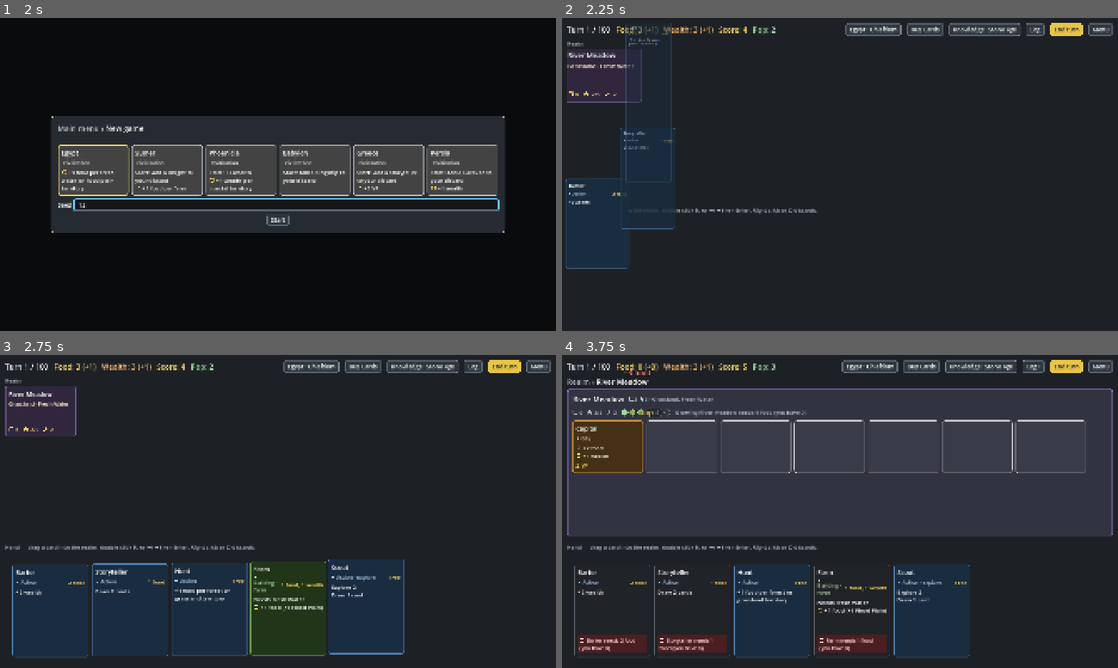
Above: before the commit, frames 1-4 (two rows, left to right).
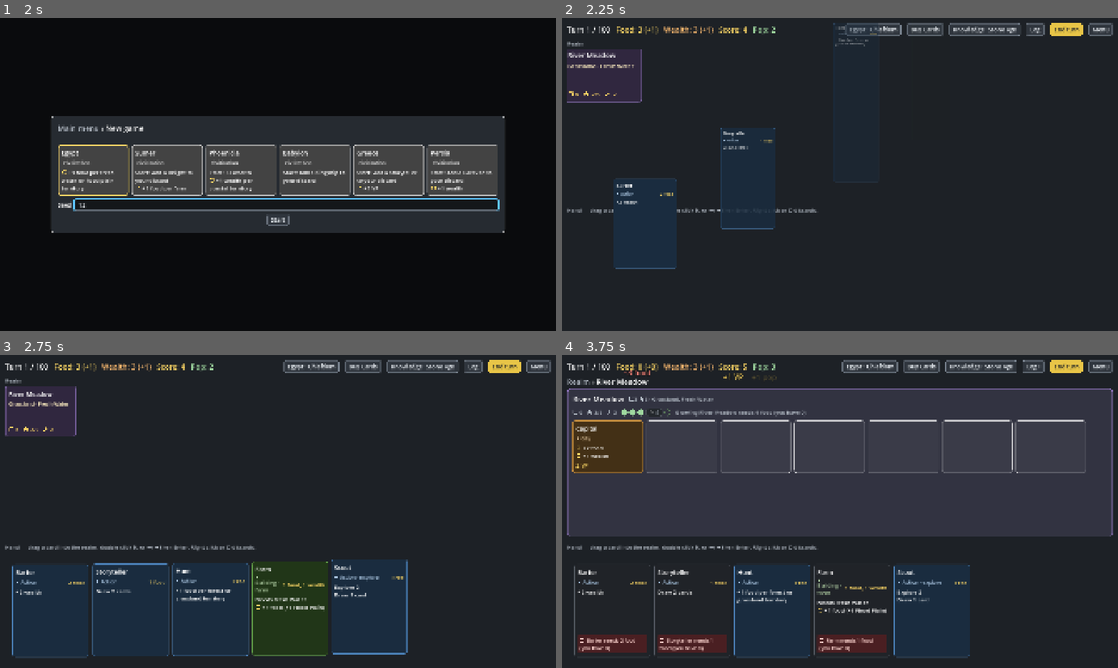
Above: after the commit, the same moments.

Repository: r888888888/4x-card-game
Game: Godot game, scene res://ui/main.tscn
The game is run twice, just before and just after one commit, with the same random seed, the same clock (stepped at 60 frames per second) and the same inputs.
Inputs (mouse positions are in pixels of both pictures, inside the frame that each line leads up to):
- Up to frame 1 (2 s): click "New game" at 0.5 s; click (283, 205) at 1.27 s; type "12" at 1.35 s
- Up to frame 2 (2.25 s): click "Start" at 2 s
- Up to frame 3 (2.75 s): no input
- Up to frame 4 (3.75 s): tap Enter (ui_accept) at 2.75 s; drag from (600, 411) to (895, 442) at 2.77 s; click "3" at 3.5 s

Frame 1 is identical in both runs. In frame 2, 4.8% of the frame differs, in the area x 0-57%, y 1-81%; in frame 3, 1.9%; in frame 4, 0.1%.

Commit message:
126: every change to Food, Wealth, Score or Pop floats its net change up from that counter
Co-Authored-By: Claude Opus 5.5 <noreply@anthropic.com>

Diff:
--- a/tests/test_log_drawer.gd
+++ b/tests/test_log_drawer.gd
@@ -133,7 +133,6 @@
 		for b in UIKit.buttons_in(main):
 			if b.text.begins_with("Log"):
 				button = b
-		var origin := button.get_global_rect().get_center()
 		for i in 2:  # room in the hand, so the next turn deals cards; the discards fly to the Log button
 			check(Game.engine.discard_card(Game.engine.zone("hand").cards[0].uid), "discard a hand card")
 		var hand_before := Game.engine.zone("hand").cards.map(func(c): return c.uid)
@@ -142,6 +141,7 @@
 			main.event_modal_ok_button().pressed.emit()
 		var dealt: Array = Game.engine.zone("hand").cards.filter(func(c): return not hand_before.has(c.uid))
 		check(not dealt.is_empty(), "cards dealt")
+		var origin := button.get_global_rect().get_center()  # where it is after the turn's counters (126: laid out at once)
 		for card in dealt:
 			var view: CardView = main.views[card.uid]
 			var centre := view.global_position + view.size / 2
--- a/tests/test_resource_tokens.gd
+++ b/tests/test_resource_tokens.gd
@@ -393,14 +393,15 @@
 		eq(tokens.map(func(l: Label): return l.text), ["+1 food", "+1 wealth", "+1 VP", "+1 pop"], "a token per counter")
 		if tokens.size() != 4:
 			return
+		var texts: Array = tokens.map(func(l: Label): return l.text)  # read before the tokens are freed
 		var tracks := await step_tweens(main, tokens)
 		var shown_at: Array[int] = []  # the first step each token shows
 		for token in tokens:
 			shown_at.append((tracks[token].alpha as Array).find_custom(func(a: float): return a > 0.0))
-		var stagger := int(roundf(Anim.TOKEN_STAGGER / STEP))
 		for i in range(1, 4):
-			check(shown_at[i] > shown_at[i - 1], "%s after %s: %s" % [tokens[i].text, tokens[i - 1].text, shown_at])
-		check(shown_at[3] - shown_at[0] >= 3 * stagger - 1, "a stagger apart: %s" % [shown_at]), {"scout": 10}, POP)
+			check(shown_at[i] > shown_at[i - 1], "%s after %s: %s" % [texts[i], texts[i - 1], shown_at])
+		check((shown_at[3] - shown_at[0]) * STEP >= 3 * Anim.TOKEN_STAGGER - STEP,
+			"three staggers from first to last: steps %s" % [shown_at]), {"scout": 10}, POP)
 
 
 # --- 126 AC4: no tokens for a fresh game ---
--- a/ui/main.gd
+++ b/ui/main.gd
@@ -43,10 +43,9 @@
 var _events: EventsSection  # the event piles' counts, the active events and Relieve
 var _play_area: VBoxContainer  # the sections, top to bottom: Realm, Frontier, Known, Events, Hand
 var _game_over: GameOverOverlay
-var _outcome := {}  # the last card_played outcome, animated by the next _refresh
+var _outcome := {}  # the last card_played outcome: the next _refresh flies the played card to where it was played
 var _drawn := {}  # the last event_drawn outcome, shown by the next _refresh unless the game is over (079)
 var _event_modal: EventModal
-var _outcome_point := Vector2.ZERO  # where the played card was when it was played
 var _quiet := false  # refreshing after a navigation: cards appear and go at once, with no pop or flight (105)
 
 
@@ -101,6 +100,7 @@
 	_drawn = {}
 	territory_view.reset()
 	_reset_views()
+	_top_bar.reset_counters()  # a new game's counters float nothing (126)
 	Game.new_game(seed_value, civ_id)
 	log_drawer.mark_read()  # the new game's own lines
 	_menu.set_game(seed_value, _civilization_name())
@@ -359,15 +359,8 @@
 
 # --- Rendering ---
 
-## The tokens for a grow from the territory view's pop meter, the pip at from (124).
-func fly_grow(from: Vector2, cost: int) -> void:
-	_top_bar.fly_grow(fx, cost, from)
-
-
 func _on_card_played(outcome: Dictionary) -> void:
 	_outcome = outcome
-	var view: CardView = views.get(outcome.uid)
-	_outcome_point = view.get_global_rect().get_center() if view != null else size / 2
 
 
 ## Brings the views in line with the engine: new cards are dealt in from the deck or pop into place,
@@ -375,7 +368,7 @@
 func _refresh() -> void:
 	var e := Game.engine
 	territory_view.close_if_stale(e)
-	_top_bar.refresh(e)
+	_top_bar.refresh(e, fx, supply.is_open())
 	var hand_cards := e.zone("hand").cards
 	var rows := {"reveal": choices.reveal, "research_reveal": choices.research_row, "active_events": _events.row}
 	for zone_name in _row_sections:
@@ -417,9 +410,7 @@
 	_events.refresh(e)
 	identity_modal.refresh(e)
 	supply.refresh(e)
-	if not _outcome.is_empty():
-		_top_bar.fly_outcome(fx, _outcome, _outcome_point)
-		_outcome = {}
+	_outcome = {}
 	focus.sync()
 	_game_over.refresh(e)
 	if not _drawn.is_empty():
--- a/ui/territory_view.gd
+++ b/ui/territory_view.gd
@@ -24,7 +24,7 @@
 var _outlines: Array[Panel] = []  # one per free slot, after the cards in row
 var _meter: HBoxContainer  # the pop meter (124): a pip per housing, Grow on the first empty one
 var _pips: Array[Panel] = []  # the meter's filled and empty pips, Grow not among them
-var _grow_cost := 0  # the food a grow from the meter is paying while it runs, so the next refresh animates it
+var _growing := false  # while a grow from the meter runs, so the refresh it causes pops the new pip in
 var _nav := Navigator.new()
 var _realm: Control
 var _board: MainScreen
@@ -237,14 +237,14 @@
 
 ## Grows the shown territory from the meter; the refresh that follows animates it (124).
 func _grow() -> void:
-	_grow_cost = Game.engine.grow_cost(uid)
+	_growing = true
 	Game.engine.grow(uid)
-	_grow_cost = 0
+	_growing = false
 
 
 ## Shows the pop meter (with population on): a pip per housing, the first pop filled, Grow on the first empty one
 ## (hidden at housing), and grow_error as a dim line when Grow can't be used. After a grow from the meter, the new
-## pip pops in and the board flies its tokens.
+## pip pops in; the top bar floats the food and pop (126).
 func _show_meter(e: GameEngine) -> void:
 	_meter.visible = e.population_on()
 	var error := e.grow_error(uid) if _meter.visible else ""
@@ -272,18 +272,13 @@
 		_pips[i].theme_type_variation = "PipFilled" if i < pop else "PipEmpty"
 		_meter.move_child(_pips[i], i if i < pop else i + 1)
 	_meter.move_child(grow_button, pop)
-	if _grow_cost > 0:
-		_animate_grow(_pips[pop - 1], _grow_cost)
-
-
-## A grow from the meter: pip (the one just filled) pops in, then the board flies "+1 pop" from it and floats the
-## food cost up (124).
-func _animate_grow(pip: Panel, cost: int) -> void:
-	if not UIKit.calm():
-		pip.pivot_offset = Vector2.ONE * GameTheme.PIP_SIZE / 2
-		pip.scale = Vector2.ONE * 0.4
-		pip.create_tween().tween_property(pip, "scale", Vector2.ONE, Anim.POP_IN_TIME) \
-			.set_trans(Tween.TRANS_BACK).set_ease(Tween.EASE_OUT)
-	await get_tree().process_frame  # the meter lays out its pips
-	if is_instance_valid(pip):
-		_board.fly_grow(pip.get_global_rect().get_center(), cost)
+	if _growing and not UIKit.calm():
+		_pop_in(_pips[pop - 1])
+
+
+## pip (the one a grow from the meter just filled) pops in (124).
+static func _pop_in(pip: Panel) -> void:
+	pip.pivot_offset = Vector2.ONE * GameTheme.PIP_SIZE / 2
+	pip.scale = Vector2.ONE * 0.4
+	pip.create_tween().tween_property(pip, "scale", Vector2.ONE, Anim.POP_IN_TIME) \
+		.set_trans(Tween.TRANS_BACK).set_ease(Tween.EASE_OUT)
--- a/ui/top_bar.gd
+++ b/ui/top_bar.gd
@@ -1,7 +1,8 @@
 class_name TopBar
 extends HBoxContainer
 ## The top bar: turn, food and wealth (with next upkeep's change), score and pop, then
-## (115) the civilization and government button (one since 119), Buy Cards, Knowledge, Log, End turn (120) and Menu. Costs float up from its counters; gains fly to them.
+## (115) the civilization and government button (one since 119), Buy Cards, Knowledge, Log, End turn (120) and Menu. Any
+## change to Food, Wealth, Score or Pop floats its net change up from that counter (126).
 
 const FOOD_COLOR := Palette.GAIN  # the food stat; CardView.WARN_COLOR when pop would starve
 
@@ -15,6 +16,7 @@
 var _pop_label: Label
 var _identity: Button  # "Egypt · Chiefdom": opens the civilization and government modal; hidden with neither (119)
 var _knowledge: Button  # opens the tech tree (059); research itself is a card (034)
+var _shown := {}  # counter Label -> the value it last showed; empty for a fresh game, which floats nothing (126)
 
 
 ## on_knowledge opens the tech tree, on_identity the civilization and government modal, on_log toggles the log drawer.
@@ -47,8 +49,14 @@
 	add_child(menu_button)
 
 
-## Shows engine e's stats, pulsing the ones that changed.
-func refresh(e: GameEngine) -> void:
+## Forgets the values the counters showed, so a new game's first refresh floats nothing (126).
+func reset_counters() -> void:
+	_shown = {}
+
+
+## Shows engine e's stats, pulsing the ones that changed, and floats each counter's change up from it on layer
+## (126); quiet (a screen covering the bar shows its own) takes the new values without tokens.
+func refresh(e: GameEngine, layer: Control = null, quiet := false) -> void:
 	UIKit.set_stat(_turn_label, "Turn %d / %d" % [e.turn, e.turn_limit()])
 	var forecast := e.upkeep_forecast()
 	UIKit.set_stat(_food_label, "Food: %d%s" % [e.resources.get(GameEngine.FOOD, 0), _forecast_text(forecast, GameEngine.FOOD)])
@@ -79,6 +87,10 @@
 	_knowledge.tooltip_text = "Shortcut: T. The tech tree: every tech by era, what it costs now and what it gives."
 	if e.research_card_name() != "":
 		_knowledge.tooltip_text += "\nPlay %s card to reveal 2 techs." % UIKit.with_article(e.research_card_name())
+	notification(NOTIFICATION_SORT_CHILDREN)  # lay the counters out at their new widths, so tokens start under them
+	_float_changes({_food_label: [e.resources.get(GameEngine.FOOD, 0), GameEngine.FOOD],
+		_wealth_label: [e.resources.get(GameEngine.WEALTH, 0), GameEngine.WEALTH], score_label: [e.score(), "VP"],
+		_pop_label: [e.total_pop(), "pop"]}, layer, quiet)
 
 
 ## Where the deck and discard are on screen (121): the Log button, whose drawer shows their counts. Dealt cards come
@@ -108,34 +120,20 @@
 	return _identity.get_global_rect().get_center()
 
 
-## Resource tokens for a card_played outcome, on layer: costs float up from just below their counters (114), gains
-## and VP fly from point (where the card was) to the counters, which pulse when they arrive.
-func fly_outcome(layer: Control, outcome: Dictionary, point: Vector2) -> void:
+## For each counter in now (Label -> [value, unit], in the bar's order) whose value changed since it last showed, a
+## "+N unit" / "−N unit" token floats up from just below it on layer, each Anim.TOKEN_STAGGER after the one before.
+func _float_changes(now: Dictionary, layer: Control, quiet: bool) -> void:
 	var n := 0
-	for r in outcome.paid:
-		var label := resource_label(r)
-		if label != null:
-			var from := label.get_global_rect().get_center() + Vector2(0, label.size.y)  # just below the counter
-			UIKit.float_token(layer, "−%d %s" % [outcome.paid[r], r], from, UIKit.COST_COLOR, n * Anim.TOKEN_STAGGER)
-			n += 1
-	for r in outcome.gained:
-		var label := resource_label(r)
-		if label != null and outcome.gained[r] != 0:
-			UIKit.fly_token(layer, "+%d %s" % [outcome.gained[r], r], point, label.get_global_rect().get_center(),
-				UIKit.GAIN_COLOR, label, n * Anim.TOKEN_STAGGER)
-			n += 1
-	if outcome.vp != 0:
-		UIKit.fly_token(layer, "+%d VP" % outcome.vp, point, score_label.get_global_rect().get_center(),
-			UIKit.GAIN_COLOR, score_label, n * Anim.TOKEN_STAGGER)
-
-
-## Tokens for a grow from the territory view's pop meter (124), on layer: the food cost floats up from Food and
-## "+1 pop" flies from the pip at from to the Pop counter, which pulses when it lands.
-func fly_grow(layer: Control, cost: int, from: Vector2) -> void:
-	var below := _food_label.get_global_rect().get_center() + Vector2(0, _food_label.size.y)
-	UIKit.float_token(layer, "−%d %s" % [cost, GameEngine.FOOD], below, UIKit.COST_COLOR, 0.0)
-	UIKit.fly_token(layer, "+1 pop", from, _pop_label.get_global_rect().get_center(), UIKit.GAIN_COLOR, _pop_label,
-		Anim.TOKEN_STAGGER)
+	for label: Label in now:
+		var value: int = now[label][0]
+		var change: int = value - _shown.get(label, value)
+		_shown[label] = value
+		if change == 0 or quiet or layer == null or not label.visible:
+			continue
+		var below := label.get_global_rect().get_center() + Vector2(0, label.size.y)
+		UIKit.float_token(layer, "%s%d %s" % ["+" if change > 0 else "−", absi(change), now[label][1]], below,
+			UIKit.GAIN_COLOR if change > 0 else UIKit.COST_COLOR, n * Anim.TOKEN_STAGGER)
+		n += 1
 
 
 ## The counter for resource, or null if the bar has none.
